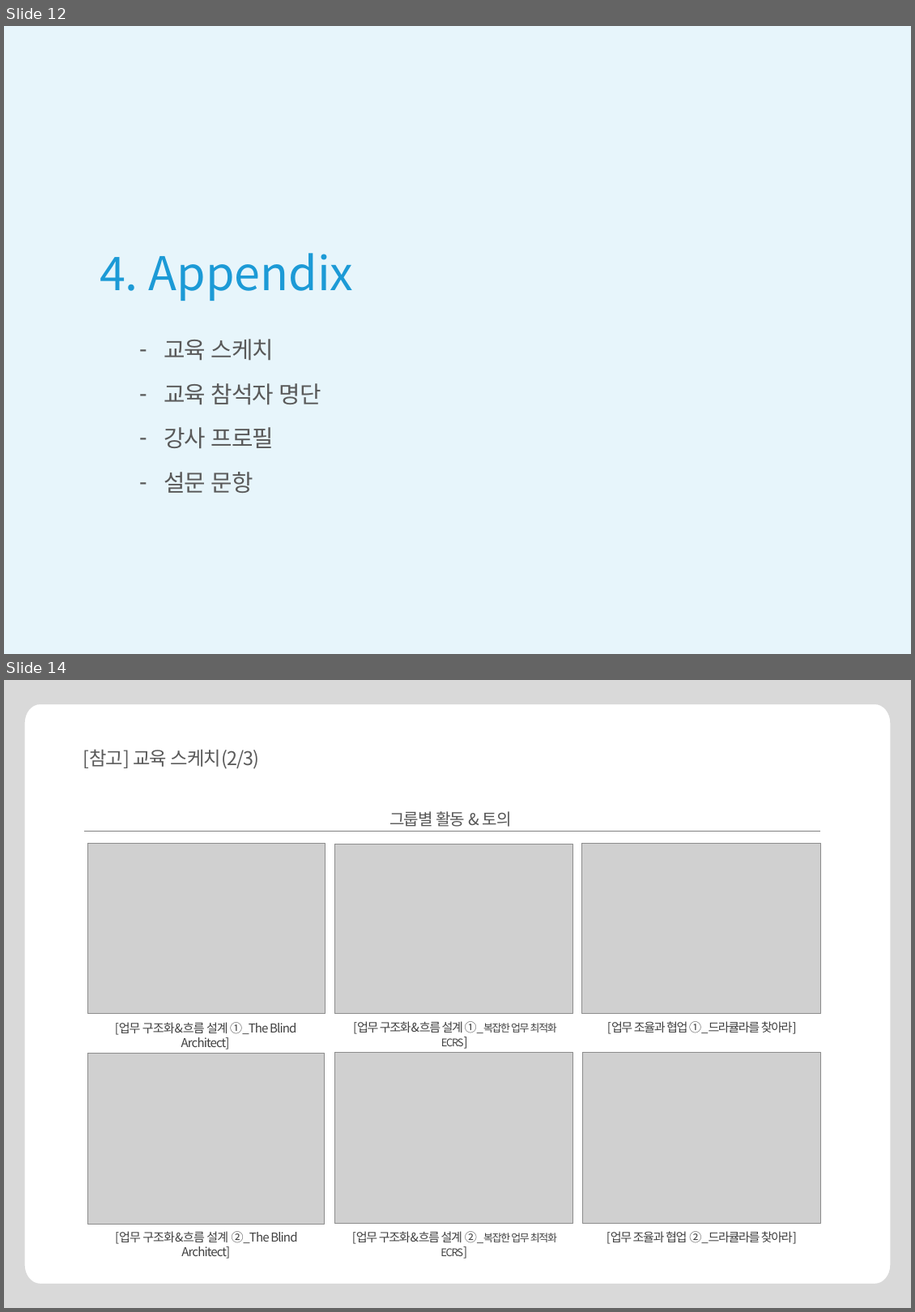
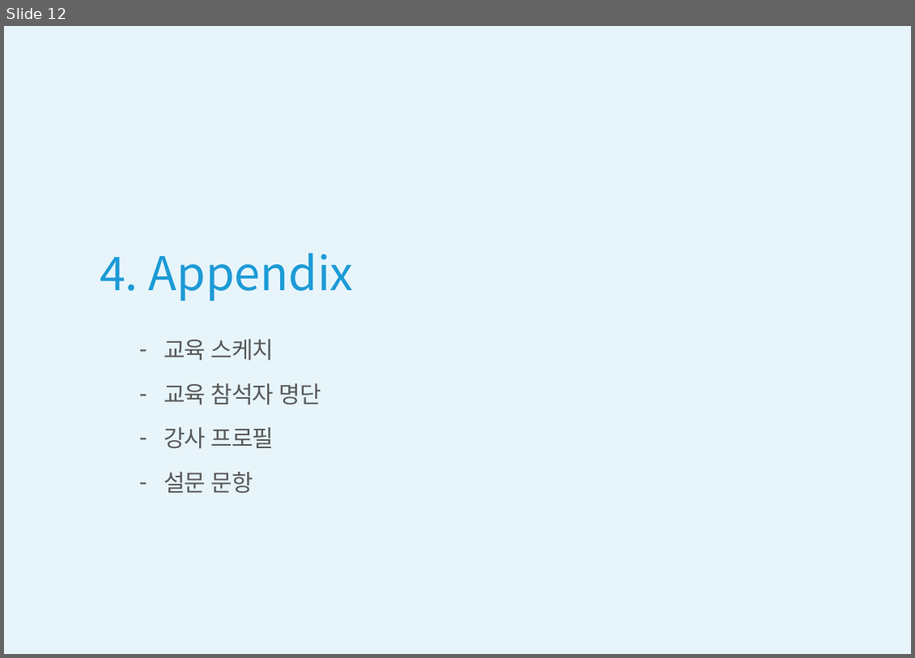
Before and after one commit to qkrtlwls123-a11y/Lam-automation, a slide deck: kai-template.pptx. Shown one above the other, each under a label of ours: slides 12 and 14 before the commit, slide 12 after it; the slides between them are not shown. The pictures are 915x1312 and 915x658 pixels, drawn with LibreOffice and Linux fonts; fonts in the diff are those of the drawing; grey boxes stand for pictures. Boxes give left, top, right and bottom in pixels: in the first picture for what was removed or moved away, otherwise in the second. Text is boxed around its words. In the diff, an @@ line names an element or a change of style, - is before the commit and + after.

```diff
--- a/kai-template.pptx
+++ b/kai-template.pptx
@@ slide 14 removed at (x1=4, y1=680, x2=911, y2=1308), background #FFFFFF @@
@@ freeform shape removed at (x1=4, y1=680, x2=911, y2=1308) @@
@@ title removed at (x1=83, y1=749, x2=259, y2=769) @@
-[참고] 교육 스케치(2/3)
@@ text removed at (x1=390, y1=811, x2=512, y2=827) @@
-그룹별 활동 & 토의
@@ line removed from (84, 831) to (820, 831) @@
@@ picture removed at (x1=87, y1=844, x2=326, y2=1014) @@
@@ picture removed at (x1=336, y1=844, x2=573, y2=1014) @@
@@ picture removed at (x1=582, y1=844, x2=820, y2=1014) @@
@@ text removed at (x1=115, y1=1022, x2=296, y2=1049) @@
-[업무 구조화&흐름 설계 ①_The Blind Architect]
@@ text removed at (x1=353, y1=1021, x2=557, y2=1046) @@
-[업무 구조화&흐름 설계 ①_복잡한 업무 최적화 ECRS]
@@ text removed at (x1=607, y1=1021, x2=797, y2=1034) @@
-[업무 조율과 협업 ①_드라큘라를 찾아라]
@@ picture removed at (x1=87, y1=1053, x2=325, y2=1224) @@
@@ picture removed at (x1=336, y1=1053, x2=573, y2=1224) @@
@@ picture removed at (x1=336, y1=1053, x2=573, y2=1224) @@
@@ picture removed at (x1=583, y1=1053, x2=820, y2=1224) @@
@@ text removed at (x1=115, y1=1231, x2=297, y2=1258) @@
-[업무 구조화&흐름 설계 ②_The Blind Architect]
@@ text removed at (x1=352, y1=1231, x2=557, y2=1256) @@
-[업무 구조화&흐름 설계 ②_복잡한 업무 최적화 ECRS]
@@ text removed at (x1=607, y1=1231, x2=797, y2=1244) @@
-[업무 조율과 협업 ②_드라큘라를 찾아라]
```
Also in this commit, not shown: 8 slides changed, 4 slides added, 3 other slides removed, 1 other file.
